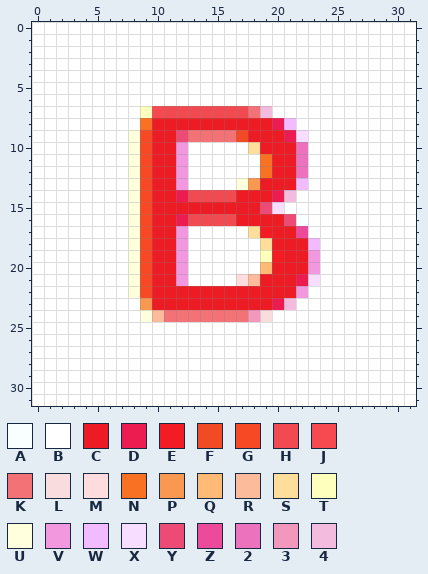
Pixel-art sprite, stored at contest/image/BOMB.png. Above: the version before the commit.
The file is 32x32 pixels. Colours within 5 levels of each other are drawn and written as one.
Palette (. is transparent): A #f9ffff  B #ffffff  C #ed1c24  D #ed1c50  E #f31c24  F #f14a24  G #f74a24  H #f14a50  J #f74a50  K #f37276  L #f9ddde  M #ffddde  N #f97224  P #f99850  Q #ffbb76  R #fcbb9b  S #ffdd9b  T #ffffbd  U #ffffde  V #f198de  W #f3bbff  X #f7ddff  Y #ed4a76  Z #ed4a9b  2 #ed72bd  3 #f398bd  4 #f3bbde
Pixels before, first column x 0:
 0 BBBBBBBBBBBBBBBBBBBBBBBBBBBBBBBB
 1 BBBBBBBBBBBBBBBBBBBBBBBBBBBBBBBB
 2 BBBBBBBBBBBBBBBBBBBBBBBBBBBBBBBB
 3 BBBBBBBBBBBBBBBBBBBBBBBBBBBBBBBB
 4 BBBBBBBBBBBBBBBBBBBBBBBBBBBBBBBB
 5 BBBBBBBBBBBBBBBBBBBBBBBBBBBBBBBB
 6 BBBBBBBBBBBBBBBBBBBBBBBBBBBBBBBB
 7 BBBBBBBBBTJHHHHHHHK4BBBBBBBBBBBB
 8 BBBBBBBBBNCCCCCCCCCCDWBBBBBBBBBB
 9 BBBBBBBBUGCCYKKKKFCCCDXBBBBBBBBB
10 BBBBBBBBUGCCVBBBBBSCCC2BBBBBBBBB
11 BBBBBBBBUGCCVBBBBBBNCC2BBBBBBBBB
12 BBBBBBBBUGCCVBBBBBBNCC2BBBBBBBBB
13 BBBBBBBBUGCCVBBBBUPCCCWBBBBBBBBB
14 BBBBBBBBUGCCDHHHHCCCD4BBBBBBBBBB
15 BBBBBBBBUGCCCCCCCCCYXBBBBBBBBBBB
16 BBBBBBBBUGCCDHHHHCCCCYABBBBBBBBB
17 BBBBBBBBUGCCVBBBBBSECCZBBBBBBBBB
18 BBBBBBBBUGCCVBBBBBBSCCCWBBBBBBBB
19 BBBBBBBBUGCCVBBBBBBTECCVBBBBBBBB
20 BBBBBBBBUGCCVBBBBBBQCCCVBBBBBBBB
21 BBBBBBBBUGCCVBBBBMRCCCDXBBBBBBBB
22 BBBBBBBBUGCCCCCCCCCCCCVBBBBBBBBB
23 BBBBBBBBBPCCCCCCCCCCD4BBBBBBBBBB
24 BBBBBBBBBURKKKKKKK3LBBBBBBBBBBBB
25 BBBBBBBBBBBBBBBBBBBBBBBBBBBBBBBB
26 BBBBBBBBBBBBBBBBBBBBBBBBBBBBBBBB
27 BBBBBBBBBBBBBBBBBBBBBBBBBBBBBBBB
28 BBBBBBBBBBBBBBBBBBBBBBBBBBBBBBBB
29 BBBBBBBBBBBBBBBBBBBBBBBBBBBBBBBB
30 BBBBBBBBBBBBBBBBBBBBBBBBBBBBBBBB
31 BBBBBBBBBBBBBBBBBBBBBBBBBBBBBBBB
After:
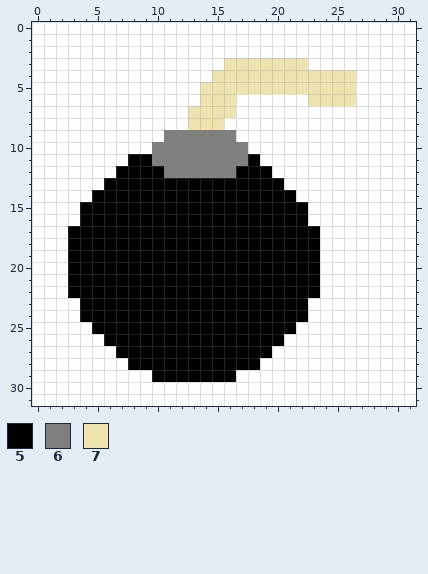
Colours new in this view: 5 #000000  6 #7f7f7f  7 #efe4b0
Difference:
y 3: x 16..22 BBBBBBB -> 7777777
y 4: x 15..26 BBBBBBBBBBBB -> 777777777777
y 5: x 14..26 BBBBBBBBBBBBB -> 7777777777777
y 6: x 14..16 BBB -> 777; x 23..26 BBBB -> 7777
y 7: x 9..19 TJHHHHHHHK4 -> BBBB7777BBB
y 8: x 9..21 NCCCCCCCCCCDW -> BBBB777BBBBBB
y 9: x 8..22 UGCCYKKKKFCCCDX -> BBB666666BBBBBB
y 10: x 8..22 UGCCVBBBBBSCCC2 -> BB66666666BBBBB
y 11: x 8..22 UGCCVBBBBBBNCC2 -> 55666666665BBBB
y 12: x 7..22 BUGCCVBBBBBBNCC2 -> 5555666666555BBB
y 13: x 6..22 BBUGCCVBBBBUPCCCW -> 555555555555555BB
y 14: x 5..21 BBBUGCCDHHHHCCCD4 -> 55555555555555555
y 15: x 4..22 BBBBUGCCCCCCCCCYXBB -> 5555555555555555555
y 16: x 4..22 BBBBUGCCDHHHHCCCCYA -> 5555555555555555555
y 17: x 3..23 BBBBBUGCCVBBBBBSECCZB -> 555555555555555555555
y 18: x 3..23 BBBBBUGCCVBBBBBBSCCCW -> 555555555555555555555
y 19: x 3..23 BBBBBUGCCVBBBBBBTECCV -> 555555555555555555555
y 20: x 3..23 BBBBBUGCCVBBBBBBQCCCV -> 555555555555555555555
y 21: x 3..23 BBBBBUGCCVBBBBMRCCCDX -> 555555555555555555555
y 22: x 3..23 BBBBBUGCCCCCCCCCCCCVB -> 555555555555555555555
y 23: x 4..22 BBBBBPCCCCCCCCCCD4B -> 5555555555555555555
y 24: x 4..22 BBBBBURKKKKKKK3LBBB -> 5555555555555555555
y 25: x 5..21 BBBBBBBBBBBBBBBBB -> 55555555555555555
y 26: x 6..20 BBBBBBBBBBBBBBB -> 555555555555555
y 27: x 7..19 BBBBBBBBBBBBB -> 5555555555555
y 28: x 8..18 BBBBBBBBBBB -> 55555555555
y 29: x 10..16 BBBBBBB -> 5555555
Boxes around the changes in both pictures, in picture pixels (x1, y1, x2, y2):
changed: (68, 58, 356, 382)
